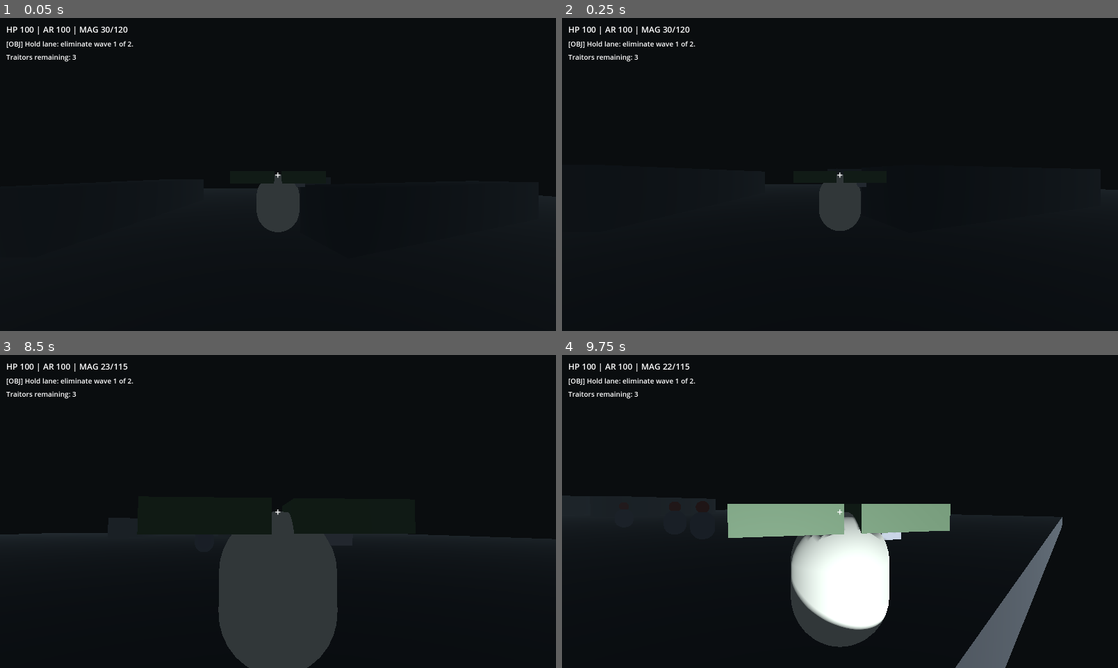
Above: before the commit, frames 1-4 (two rows, left to right).
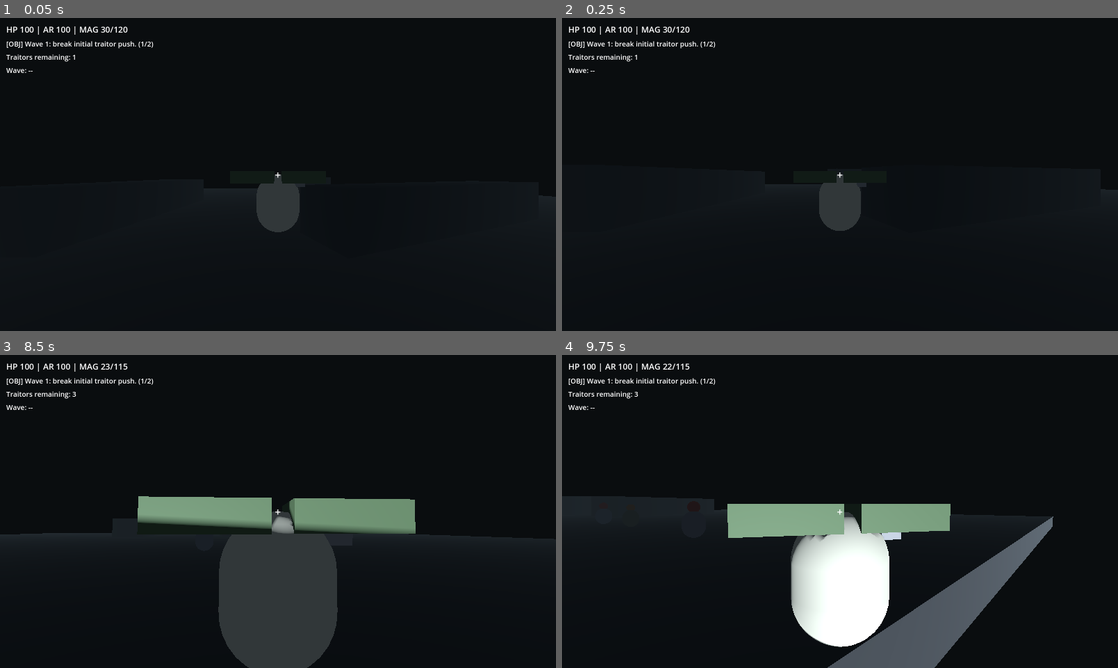
Above: after the commit, the same moments.

Repository: marcel-st/war30k-adventure
Game: Godot game, scene res://scenes/levels/SCN_LVL_VerticalSlice_01.tscn
Same seed, same stepped clock (60 frames per second), same inputs: the game is played once before the commit and once after it.
Inputs (mouse positions are in pixels of both pictures, inside the frame that each line leads up to):
- Up to frame 1 (0.05 s): no input
- Up to frame 2 (0.25 s): no input
- Up to frame 3 (8.5 s): tap Enter at 0.5, 4.25, 5.75 s; move the mouse to (305, 511) at 0.52 s; hold Right mouse button (aim) 0.53-1.28 s; hold W (move_forward) 0.53-5.78 s; click (305, 511) at 0.8 s; move the mouse to (250, 511) at 1.27 s; click (250, 511) at 1.35 s; right-click (250, 511) at 1.55 s; move the mouse to (289, 505) at 2.02 s; hold Right mouse button (aim) 2.03-2.78 s; click (289, 505) at 2.3 s; tap Space at 2.75, 5, 6.5 s; move the mouse to (272, 517) at 2.77 s; click (272, 517) at 2.85 s; right-click (272, 517) at 3.05 s; move the mouse to (316, 514) at 3.52 s; hold Shift (sprint) 3.53-4.28 s; click (316, 514) at 3.8 s; tap R (reload) at 4.15 s; move the mouse to (233, 508) at 4.27 s; right-click (233, 508) at 4.35 s; move the mouse to (283, 511) at 5.02 s; press the mouse at (283, 511) at 5.03 s; move the mouse to (255, 505) at 5.77 s; release the mouse at (255, 505) at 5.78 s; hold D (move_right) 5.78-6.53 s; right-click (255, 505) at 5.85 s; move the mouse to (305, 511) at 6.52 s; press the mouse at (305, 511) at 6.53 s; hold W (move_forward) from 6.53 s (still down); move the mouse to (250, 511) at 7.27 s; release the mouse at (250, 511) at 7.28 s; tap Shift (sprint) at 7.35 s; click (250, 511) at 7.42 s; right-click (250, 511) at 7.55 s; move the mouse to (289, 505) at 8.02 s; hold Right mouse button (aim) from 8.03 s (still down); click (289, 505) at 8.3 s
- Up to frame 4 (9.75 s): move the mouse to (834, 517) at 8.77 s; release W (move_forward) at 8.78 s; release Right mouse button (aim) at 8.78 s; hold A (move_left) 8.78-9.53 s; click (834, 517) at 8.85 s; right-click (834, 517) at 9.05 s; move the mouse to (878, 514) at 9.52 s; hold W (move_forward) from 9.53 s (still down); hold Right mouse button (aim) from 9.53 s (still down)

The runs differ from the first frame. In frame 1, 0.3% of the frame differs, in the area x 1-28%, y 7-18%; in frame 2, 0.3%; in frame 3, 5.1%; in frame 4, 8.8%, in the area x 0-90%, y 7-100%.

Commit message:
Add milestone3 ranged enemies and encounter director

Diff:
--- /dev/null
+++ b/tps/scenes/enemies/SCN_EnemyCultistRanged.tscn
@@ -0,0 +1,72 @@
+[gd_scene load_steps=12 format=3]
+
+[ext_resource type="Script" path="res://scripts/ai/AI_EnemyCultistRanged.gd" id="1_ai"]
+[ext_resource type="PackedScene" path="res://scenes/enemies/SCN_EnemyProjectile.tscn" id="2_proj"]
+
+[sub_resource type="CapsuleShape3D" id="CapsuleShape3D_enemy"]
+radius = 0.36
+height = 0.95
+
+[sub_resource type="CapsuleMesh" id="CapsuleMesh_enemy"]
+radius = 0.36
+height = 0.95
+
+[sub_resource type="StandardMaterial3D" id="StandardMaterial3D_enemy_body"]
+albedo_color = Color(0.33, 0.35, 0.29, 1)
+metallic = 0.08
+roughness = 0.86
+
+[sub_resource type="StandardMaterial3D" id="StandardMaterial3D_enemy_helm"]
+albedo_color = Color(0.5, 0.36, 0.2, 1)
+metallic = 0.14
+roughness = 0.72
+
+[sub_resource type="SphereMesh" id="SphereMesh_enemy_head"]
+radius = 0.2
+height = 0.38
+
+[sub_resource type="SphereShape3D" id="SphereShape3D_awareness"]
+radius = 32.0
+
+[sub_resource type="BoxMesh" id="BoxMesh_weapon"]
+size = Vector3(0.12, 0.12, 0.58)
+
+[sub_resource type="StandardMaterial3D" id="StandardMaterial3D_weapon"]
+albedo_color = Color(0.26, 0.27, 0.28, 1)
+metallic = 0.36
+roughness = 0.62
+
+[node name="EnemyCultistRanged" type="CharacterBody3D"]
+script = ExtResource("1_ai")
+projectile_scene = ExtResource("2_proj")
+
+[node name="CollisionShape3D" type="CollisionShape3D" parent="."]
+shape = SubResource("CapsuleShape3D_enemy")
+position = Vector3(0, 0.85, 0)
+
+[node name="VisualRoot" type="Node3D" parent="."]
+
+[node name="BodyMesh" type="MeshInstance3D" parent="VisualRoot"]
+mesh = SubResource("CapsuleMesh_enemy")
+position = Vector3(0, 0.85, 0)
+surface_material_override/0 = SubResource("StandardMaterial3D_enemy_body")
+
+[node name="HeadMesh" type="MeshInstance3D" parent="VisualRoot"]
+mesh = SubResource("SphereMesh_enemy_head")
+position = Vector3(0, 1.45, 0)
+surface_material_override/0 = SubResource("StandardMaterial3D_enemy_helm")
+
+[node name="WeaponMesh" type="MeshInstance3D" parent="VisualRoot"]
+mesh = SubResource("BoxMesh_weapon")
+position = Vector3(0.22, 1.1, -0.22)
+surface_material_override/0 = SubResource("StandardMaterial3D_weapon")
+
+[node name="Muzzle" type="Marker3D" parent="VisualRoot/WeaponMesh"]
+position = Vector3(0, 0, -0.34)
+
+[node name="Awareness" type="Area3D" parent="."]
+collision_layer = 0
+collision_mask = 1
+
+[node name="CollisionShape3D" type="CollisionShape3D" parent="Awareness"]
+shape = SubResource("SphereShape3D_awareness")
--- /dev/null
+++ b/tps/scenes/enemies/SCN_EnemyProjectile.tscn
@@ -0,0 +1,8 @@
+[gd_scene load_steps=2 format=3]
+
+[ext_resource type="Script" path="res://scripts/ai/AI_EnemyProjectile.gd" id="1_prj"]
+
+[node name="EnemyProjectile" type="Area3D"]
+script = ExtResource("1_prj")
+collision_layer = 4
+collision_mask = 1
--- a/tps/scenes/levels/SCN_LVL_VerticalSlice_01.tscn
+++ b/tps/scenes/levels/SCN_LVL_VerticalSlice_01.tscn
@@ -1,9 +1,10 @@
-[gd_scene load_steps=15 format=3 uid="uid://j3o3so2i0w6w"]
+[gd_scene load_steps=16 format=3 uid="uid://j3o3so2i0w6w"]
 
 [ext_resource type="Script" path="res://scripts/mission/MIS_VS01_Controller.gd" id="1_0y8yb"]
 [ext_resource type="PackedScene" path="res://scenes/player/SCN_PlayerMarine.tscn" id="2_hf5yn"]
 [ext_resource type="PackedScene" path="res://scenes/ui/SCN_UI_HUD.tscn" id="3_tr4q6"]
 [ext_resource type="PackedScene" path="res://scenes/enemies/SCN_EnemyTraitorMarine.tscn" id="4_ej01b"]
+[ext_resource type="PackedScene" path="res://scenes/enemies/SCN_EnemyCultistRanged.tscn" id="5_7d2wc"]
 
 [sub_resource type="Environment" id="Environment_hg35v"]
 background_mode = 2
@@ -162,4 +163,6 @@
 
 [node name="Enemies" type="Node3D" parent="."]
 
+[node name="ProjectileContainer" type="Node3D" parent="."]
+
 [node name="HUD" parent="." instance=ExtResource("3_tr4q6")]
--- a/tps/scenes/ui/SCN_UI_HUD.tscn
+++ b/tps/scenes/ui/SCN_UI_HUD.tscn
@@ -37,6 +37,10 @@
 text = "Enemies: 0"
 theme_override_font_sizes/font_size = 20
 
+[node name="WaveLabel" type="Label" parent="Margin/VBox"]
+text = "Wave: 0/0"
+theme_override_font_sizes/font_size = 20
+
 [node name="Crosshair" type="Label" parent="."]
 anchors_preset = 8
 anchor_left = 0.5
--- /dev/null
+++ b/tps/scripts/ai/AI_EnemyCultistRanged.gd
@@ -0,0 +1,141 @@
+extends CharacterBody3D
+
+signal died(enemy: Node3D)
+
+@export var max_health: float = 45.0
+@export var move_speed: float = 3.0
+@export var acceleration: float = 8.0
+@export var gravity_scale: float = 1.0
+@export var detection_radius: float = 34.0
+@export var ideal_range: float = 12.0
+@export var retreat_range: float = 6.0
+@export var projectile_speed: float = 20.0
+@export var attack_damage: float = 11.0
+@export var attack_cooldown: float = 1.5
+@export var corpse_lifetime: float = 2.2
+@export var hit_react_duration: float = 0.12
+@export var hit_react_knockback: float = 2.1
+
+const PROJECTILE_SCENE: PackedScene = preload("res://scenes/enemies/SCN_EnemyProjectile.tscn")
+
+@onready var visual_root: Node3D = $VisualRoot
+@onready var body_mesh: MeshInstance3D = $VisualRoot/BodyMesh
+@onready var awareness_area: Area3D = $Awareness
+@onready var muzzle: Marker3D = $VisualRoot/Muzzle
+
+var gravity: float = 24.0
+var health: float = 45.0
+var is_dead: bool = false
+var attack_timer: float = 0.0
+var hit_react_timer: float = 0.0
+var tracked_player: CharacterBody3D = null
+
+func _ready() -> void:
+	gravity = ProjectSettings.get_setting("physics/3d/default_gravity", 24.0) * gravity_scale
+	health = max_health
+	var awareness_shape: CollisionShape3D = awareness_area.get_node_or_null("CollisionShape3D") as CollisionShape3D
+	if awareness_shape and awareness_shape.shape is SphereShape3D:
+		(awareness_shape.shape as SphereShape3D).radius = detection_radius
+	awareness_area.body_entered.connect(_on_awareness_body_entered)
+	awareness_area.body_exited.connect(_on_awareness_body_exited)
+
+func _physics_process(delta: float) -> void:
+	if is_dead:
+		return
+
+	attack_timer = maxf(0.0, attack_timer - delta)
+	hit_react_timer = maxf(0.0, hit_react_timer - delta)
+	if body_mesh:
+		body_mesh.scale = body_mesh.scale.lerp(Vector3.ONE, clampf(delta * 14.0, 0.0, 1.0))
+
+	_apply_gravity(delta)
+	var desired_velocity: Vector3 = Vector3.ZERO
+
+	if _can_engage_player():
+		var to_player: Vector3 = tracked_player.global_position - global_position
+		to_player.y = 0.0
+		var distance_to_player: float = to_player.length()
+		if distance_to_player > ideal_range:
+			desired_velocity = to_player.normalized() * move_speed
+		elif distance_to_player < retreat_range:
+			desired_velocity = -to_player.normalized() * move_speed * 0.7
+		else:
+			_try_ranged_attack()
+		_face_towards(global_position + to_player, delta)
+
+	var horizontal_velocity: Vector3 = Vector3(velocity.x, 0.0, velocity.z)
+	horizontal_velocity = horizontal_velocity.lerp(desired_velocity, clampf(acceleration * delta, 0.0, 1.0))
+	velocity.x = horizontal_velocity.x
+	velocity.z = horizontal_velocity.z
+	move_and_slide()
+
+func apply_damage(raw_damage: float) -> void:
+	if is_dead or raw_damage <= 0.0:
+		return
+	health = maxf(0.0, health - raw_damage)
+	_enter_hit_react()
+	if health <= 0.0:
+		_die()
+
+func _apply_gravity(delta: float) -> void:
+	if not is_on_floor():
+		velocity.y -= gravity * delta
+	else:
+		velocity.y = 0.0
+
+func _can_engage_player() -> bool:
+	if tracked_player == null:
+		return false
+	return is_instance_valid(tracked_player) and not tracked_player.is_queued_for_deletion()
+
+func _try_ranged_attack() -> void:
+	if attack_timer > 0.0:
+		return
+	attack_timer = attack_cooldown
+	var projectile: Node3D = PROJECTILE_SCENE.instantiate()
+	projectile.global_position = muzzle.global_position
+	projectile.look_at(tracked_player.global_position + Vector3.UP * 0.8, Vector3.UP)
+	projectile.set("speed", projectile_speed)
+	projectile.set("damage", attack_damage)
+	projectile.set("shooter", self)
+	get_tree().current_scene.add_child(projectile)
+
+func _enter_hit_react() -> void:
+	hit_react_timer = hit_react_duration
+	if body_mesh:
+		body_mesh.scale = Vector3(1.16, 0.85, 1.16)
+	if _can_engage_player():
+		var away: Vector3 = (global_position - tracked_player.global_position)
+		away.y = 0.0
+		if away.length_squared() > 0.001:
+			velocity += away.normalized() * hit_react_knockback
+
+func _face_towards(target_position: Vector3, delta: float) -> void:
+	var to_target: Vector3 = target_position - global_position
+	to_target.y = 0.0
+	if to_target.length_squared() < 0.001:
+		return
+	var yaw: float = atan2(to_target.x, to_target.z)
+	rotation.y = lerp_angle(rotation.y, yaw, clampf(7.0 * delta, 0.0, 1.0))
+
+func _die() -> void:
+	if is_dead:
+		return
+	is_dead = true
+	set_physics_process(false)
+	collision_layer = 0
+	collision_mask = 0
+	awareness_area.monitoring = false
+	if visual_root:
+		visual_root.scale = Vector3(1.0, 0.25, 1.0)
+	emit_signal("died", self)
+	var timer: SceneTreeTimer = get_tree().create_timer(corpse_lifetime)
+	timer.timeout.connect(queue_free)
+
+func _on_awareness_body_entered(body: Node) -> void:
+	if body.is_in_group("player"):
+		tracked_player = body as CharacterBody3D
+
+func _on_awareness_body_exited(body: Node) -> void:
+	if body == tracked_player:
+		tracked_player = null
--- /dev/null
+++ b/tps/scripts/ai/AI_EnemyProjectile.gd
@@ -0,0 +1,30 @@
+extends Area3D
+
+@export var speed: float = 22.0
+@export var damage: float = 8.0
+@export var lifetime: float = 3.0
+
+var direction: Vector3 = Vector3.FORWARD
+var _life_timer: float = 0.0
+
+func _ready() -> void:
+	_life_timer = lifetime
+	body_entered.connect(_on_body_entered)
+
+func _physics_process(delta: float) -> void:
+	_life_timer = maxf(0.0, _life_timer - delta)
+	if _life_timer <= 0.0:
+		queue_free()
+		return
+	global_position += direction * speed * delta
+
+func set_direction(dir: Vector3) -> void:
+	if dir.length_squared() <= 0.0001:
+		direction = Vector3.FORWARD
+		return
+	direction = dir.normalized()
+
+func _on_body_entered(body: Node) -> void:
+	if body.is_in_group("player") and body.has_method("apply_damage"):
+		body.apply_damage(damage, global_position)
+	queue_free()
--- a/tps/scripts/ai/AI_EnemyTraitorMarine.gd
+++ b/tps/scripts/ai/AI_EnemyTraitorMarine.gd
@@ -20,6 +20,8 @@
 var is_dead: bool = false
 var attack_timer: float = 0.0
 var tracked_player: CharacterBody3D = null
+var _hit_flash_timer: float = 0.0
+var _base_scale: Vector3 = Vector3.ONE
 
 func _ready() -> void:
 	gravity = ProjectSettings.get_setting("physics/3d/default_gravity", 24.0) * gravity_scale
@@ -30,12 +32,15 @@
 			(awareness_shape.shape as SphereShape3D).radius = detection_radius
 		awareness_area.body_entered.connect(_on_awareness_body_entered)
 		awareness_area.body_exited.connect(_on_awareness_body_exited)
+	if visual_root:
+		_base_scale = visual_root.scale
 
 func _physics_process(delta: float) -> void:
 	if is_dead:
 		return
 
 	attack_timer = maxf(0.0, attack_timer - delta)
+	_update_hit_feedback(delta)
 	_apply_gravity(delta)
 
 	var desired_velocity: Vector3 = Vector3.ZERO
@@ -60,6 +65,7 @@
 	if is_dead or raw_damage <= 0.0:
 		return
 	health = maxf(0.0, health - raw_damage)
+	_trigger_hit_flash()
 	if health <= 0.0:
 		_die()
 
@@ -104,6 +110,19 @@
 	var timer: SceneTreeTimer = get_tree().create_timer(corpse_lifetime)
 	timer.timeout.connect(queue_free)
 
+func _trigger_hit_flash() -> void:
+	_hit_flash_timer = 0.12
+	if visual_root:
+		visual_root.scale = _base_scale * Vector3(1.12, 0.92, 1.12)
+
+func _update_hit_feedback(delta: float) -> void:
+	if _hit_flash_timer <= 0.0:
+		return
+	_hit_flash_timer = maxf(0.0, _hit_flash_timer - delta)
+	if visual_root:
+		var blend: float = clampf(_hit_flash_timer / 0.12, 0.0, 1.0)
+		visual_root.scale = _base_scale.lerp(_base_scale * Vector3(1.12, 0.92, 1.12), blend)
+
 func _on_awareness_body_entered(body: Node) -> void:
 	if body.is_in_group("player"):
 		tracked_player = body as CharacterBody3D
--- a/tps/scripts/gameplay/GP_CameraAim.gd
+++ b/tps/scripts/gameplay/GP_CameraAim.gd
@@ -16,6 +16,8 @@
 
 var _pitch_radians := 0.0
 var _is_aiming: bool = false
+var _impact_shake_timer: float = 0.0
+var _impact_shake_strength: float = 0.0
 
 func _ready() -> void:
 	_pitch_radians = _pitch.rotation.x
@@ -43,6 +45,7 @@
 	var target_fov := aim_fov if aiming else default_fov
 	_spring_arm.spring_length = lerp(_spring_arm.spring_length, target_length, delta * transition_speed)
 	_camera.fov = lerp(_camera.fov, target_fov, delta * transition_speed)
+	_update_impact_shake(delta)
 
 func set_aiming(is_aiming: bool) -> void:
 	_is_aiming = is_aiming
@@ -74,3 +77,18 @@
 
 func get_camera() -> Camera3D:
 	return _camera
+
+func add_impact_shake(intensity: float = 1.0) -> void:
+	_impact_shake_timer = 0.12
+	_impact_shake_strength = maxf(_impact_shake_strength, intensity)
+
+func _update_impact_shake(delta: float) -> void:
+	if _impact_shake_timer <= 0.0:
+		return
+	_impact_shake_timer = maxf(0.0, _impact_shake_timer - delta)
+	var t: float = _impact_shake_timer / 0.12
+	var amplitude: float = deg_to_rad(0.6) * _impact_shake_strength * t
+	_pitch.rotation.z = sin(Time.get_ticks_msec() * 0.04) * amplitude
+	if _impact_shake_timer <= 0.0:
+		_pitch.rotation.z = 0.0
+		_impact_shake_strength = 0.0
--- a/tps/scripts/gameplay/GP_PlayerController.gd
+++ b/tps/scripts/gameplay/GP_PlayerController.gd
@@ -13,11 +13,14 @@
 
 @onready var camera_aim: Node3D = $CameraRig
 @onready var boltgun: Node3D = $WeaponSocket/Boltgun
+@onready var visual_root: Node3D = $VisualRoot
 
 var gravity: float = 24.0
 var health: float = 100.0
 var armor: float = 100.0
 var current_combat_move_speed_multiplier: float = 1.0
+var _hit_reaction_timer: float = 0.0
+var _hit_reaction_amount: float = 0.0
 
 func _ready() -> void:
 	Input.set_mouse_mode(Input.MOUSE_MODE_CAPTURED)
@@ -39,6 +42,7 @@
 	_process_movement(delta)
 	_process_aim_rotation(delta)
 	_process_combat()
+	_update_hit_reaction_visual(delta)
 	move_and_slide()
 
 func _apply_gravity(delta: float) -> void:
@@ -98,6 +102,9 @@
 	var absorbed: float = min(armor, raw_damage * 0.65)
 	armor -= absorbed
 	health = max(0.0, health - (raw_damage - absorbed))
+	_hit_reaction_timer = 0.12
+	_hit_reaction_amount = minf(1.0, _hit_reaction_amount + 0.65)
+	camera_aim.apply_damage_kick(0.035)
 	GameState.health = health
 	GameState.armor = armor
 	GameState.emit_player_stats()
@@ -107,3 +114,14 @@
 		Input.set_mouse_mode(Input.MOUSE_MODE_VISIBLE)
 	else:
 		Input.set_mouse_mode(Input.MOUSE_MODE_CAPTURED)
+
+func _update_hit_reaction_visual(delta: float) -> void:
+	if _hit_reaction_timer <= 0.0 and _hit_reaction_amount <= 0.001:
+		if visual_root and visual_root.scale != Vector3.ONE:
+			visual_root.scale = visual_root.scale.lerp(Vector3.ONE, clampf(delta * 14.0, 0.0, 1.0))
+		return
+	_hit_reaction_timer = maxf(0.0, _hit_reaction_timer - delta)
+	_hit_reaction_amount = maxf(0.0, _hit_reaction_amount - delta * 2.0)
+	var pulse: float = 1.0 - (0.07 * _hit_reaction_amount)
+	if visual_root:
+		visual_root.scale = visual_root.scale.lerp(Vector3(pulse, pulse, pulse), clampf(delta * 22.0, 0.0, 1.0))
--- a/tps/scripts/mission/MIS_VS01_Controller.gd
+++ b/tps/scripts/mission/MIS_VS01_Controller.gd
@@ -4,11 +4,26 @@
 @onready var enemy_container: Node3D = $Enemies
 
 const TRAITOR_SCENE: PackedScene = preload("res://scenes/enemies/SCN_EnemyTraitorMarine.tscn")
+const CULTIST_SCENE: PackedScene = preload("res://scenes/enemies/SCN_EnemyCultistRanged.tscn")
 
 var _wave_index: int = 0
-var _waves: Array[int] = [3, 5]
+var _waves: Array[Dictionary] = [
+	{
+		"melee": 2,
+		"ranged": 1,
+		"spawn_interval": 0.55,
+		"objective": "Wave 1: break initial traitor push."
+	},
+	{
+		"melee": 3,
+		"ranged": 2,
+		"spawn_interval": 0.45,
+		"objective": "Wave 2: hold under suppressive fire."
+	}
+]
 var _active_enemies: Array[Node3D] = []
 var _combat_completed: bool = false
+var _is_spawning_wave: bool = false
 
 func _ready() -> void:
 	GameState.reset_run()
@@ -19,7 +34,7 @@
 
 func _physics_process(_delta: float) -> void:
 	_cleanup_dead_enemies()
-	if _active_enemies.is_empty() and not _combat_completed:
+	if _active_enemies.is_empty() and not _combat_completed and not _is_spawning_wave:
 		_start_next_wave()
 
 func _on_extraction_body_entered(body: Node) -> void:
@@ -39,17 +54,37 @@
 		extraction_zone.monitoring = true
 		return
 
-	var enemies_to_spawn: int = _waves[_wave_index]
-	GameState.set_objective("Hold lane: eliminate wave %d of %d." % [_wave_index + 1, _waves.size()])
-	GameState.set_enemies_remaining(enemies_to_spawn)
-	for i in range(enemies_to_spawn):
-		var spawn_position: Vector3 = _pick_spawn_position(i)
-		var enemy: Node3D = TRAITOR_SCENE.instantiate()
+	var wave_data: Dictionary = _waves[_wave_index]
+	var melee_count: int = int(wave_data.get("melee", 0))
+	var ranged_count: int = int(wave_data.get("ranged", 0))
+	var spawn_interval: float = float(wave_data.get("spawn_interval", 0.5))
+	var total_count: int = melee_count + ranged_count
+	var objective_text: String = str(wave_data.get("objective", "Eliminate all enemies in wave %d." % (_wave_index + 1)))
+	GameState.set_objective("%s (%d/%d)" % [objective_text, _wave_index + 1, _waves.size()])
+	GameState.set_enemies_remaining(total_count)
+	_is_spawning_wave = true
+	await _spawn_wave_units(melee_count, ranged_count, spawn_interval)
+	_is_spawning_wave = false
+	_wave_index += 1
+
+func _spawn_wave_units(melee_count: int, ranged_count: int, interval: float) -> void:
+	var spawn_order: Array[PackedScene] = []
+	for _i in range(melee_count):
+		spawn_order.append(TRAITOR_SCENE)
+	for _j in range(ranged_count):
+		spawn_order.append(CULTIST_SCENE)
+	spawn_order.shuffle()
+	for spawn_index in range(spawn_order.size()):
+		var spawn_scene: PackedScene = spawn_order[spawn_index]
+		var spawn_position: Vector3 = _pick_spawn_position(spawn_index)
+		var enemy: Node3D = spawn_scene.instantiate()
 		enemy.tree_exited.connect(_on_enemy_tree_exited.bind(enemy))
 		enemy_container.add_child(enemy)
 		enemy.global_position = spawn_position
 		_active_enemies.append(enemy)
-	_wave_index += 1
+		if spawn_index < spawn_order.size() - 1:
+			var timer: SceneTreeTimer = get_tree().create_timer(maxf(0.05, interval))
+			await timer.timeout
 
 func _pick_spawn_position(index: int) -> Vector3:
 	var marker_nodes: Array[Node] = get_tree().get_nodes_in_group("enemy_spawn")
--- a/tps/scripts/ui/UI_HUDController.gd
+++ b/tps/scripts/ui/UI_HUDController.gd
@@ -2,12 +2,14 @@
 
 @onready var stats_label: Label = $Margin/VBox/TopRow/StatsLabel
 @onready var enemy_count_label: Label = $Margin/VBox/EnemiesLabel
+@onready var wave_label: Label = $Margin/VBox/WaveLabel
 @onready var objective_label: Label = $Margin/VBox/ObjectiveLabel
 
 func _ready() -> void:
 	GameState.player_stats_changed.connect(_on_player_stats_changed)
 	GameState.objective_changed.connect(_on_objective_changed)
 	GameState.enemies_remaining_changed.connect(_on_enemies_remaining_changed)
+	GameState.wave_changed.connect(_on_wave_changed)
 	_on_player_stats_changed(
 		GameState.health,
 		GameState.armor,
@@ -15,6 +17,7 @@
 		GameState.ammo_reserve
 	)
 	_on_enemies_remaining_changed(GameState.enemies_remaining)
+	_on_wave_changed(GameState.current_wave, GameState.total_waves)
 	_on_objective_changed(GameState.objective_text, GameState.objective_completed)
 
 func _on_player_stats_changed(health: float, armor: float, magazine: int, reserve: int) -> void:
@@ -29,3 +32,11 @@
 func _on_enemies_remaining_changed(remaining: int) -> void:
 	if enemy_count_label:
 		enemy_count_label.text = "Traitors remaining: %d" % remaining
+
+func _on_wave_changed(current_wave: int, total_waves: int) -> void:
+	if not wave_label:
+		return
+	if total_waves <= 0:
+		wave_label.text = "Wave: --"
+	else:
+		wave_label.text = "Wave: %d/%d" % [current_wave, total_waves]
